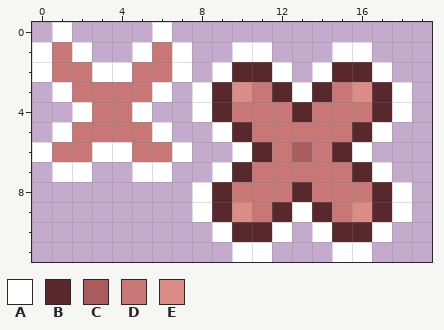
One commit to this pixel-art file: Artworking/Icons/Crosses.aseprite. The picture above is the old version.
20x12 pixels, 1 frame. Colours within 5 levels of each other are drawn and written as one.
Palette (. is transparent): A #ffffff  B #58282d  C #aa5c5e  D #c87676  E #db8c87
Pixels before, first column x 0:
 0 .A....A............
 1 ADA..ADA..AA...AA..
 2 ADDAADDA.ABBA.ABBA.
 3 .ADDDDA.ABEDBABDEBA
 4 ..ADDA..ABDDDBDDDBA
 5 .ADDDDA..ABDDDDDBA.
 6 ADDAADDA..ABDCDBA..
 7 .AA..AA..ABDDDDDBA.
 8 ........ABDDDBDDDBA
 9 ........ABEDBABDEBA
10 .........ABBA.ABBA.
11 ..........AA...AA..
After:
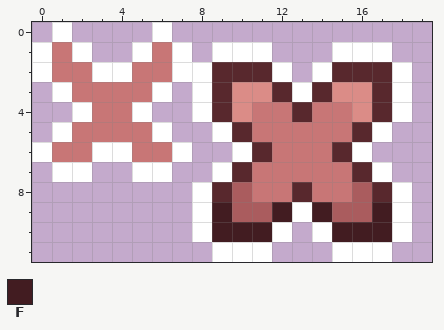
Colours new in this view: F #421c21
Edits made:
y 1: x 9 . -> A; x 17 . -> A
y 2: x 8..9 .A -> AB; x 17..18 A. -> BA
y 3: x 11 D -> E; x 15 D -> E
y 4: x 10 D -> E; x 16 D -> E
y 6: x 13 C -> D
y 8: x 10 D -> C; x 16 D -> C
y 9: x 9..12 BEDB -> FCCF; x 14..17 BDEB -> FCCF
y 10: x 8..11 .ABB -> AFFF; x 15..18 BBA. -> FFFA
y 11: x 9 . -> A; x 17 . -> A
Boxes around the changes in both pictures, in picture pixels (x1, y1, x2, y2):
changed: (192, 42, 412, 262)
